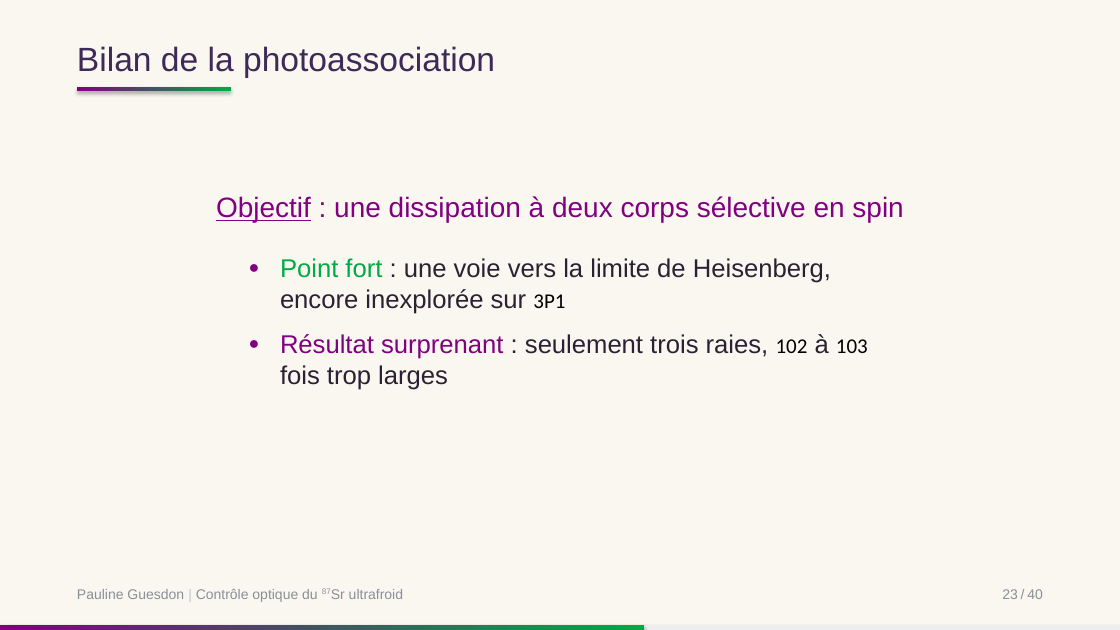
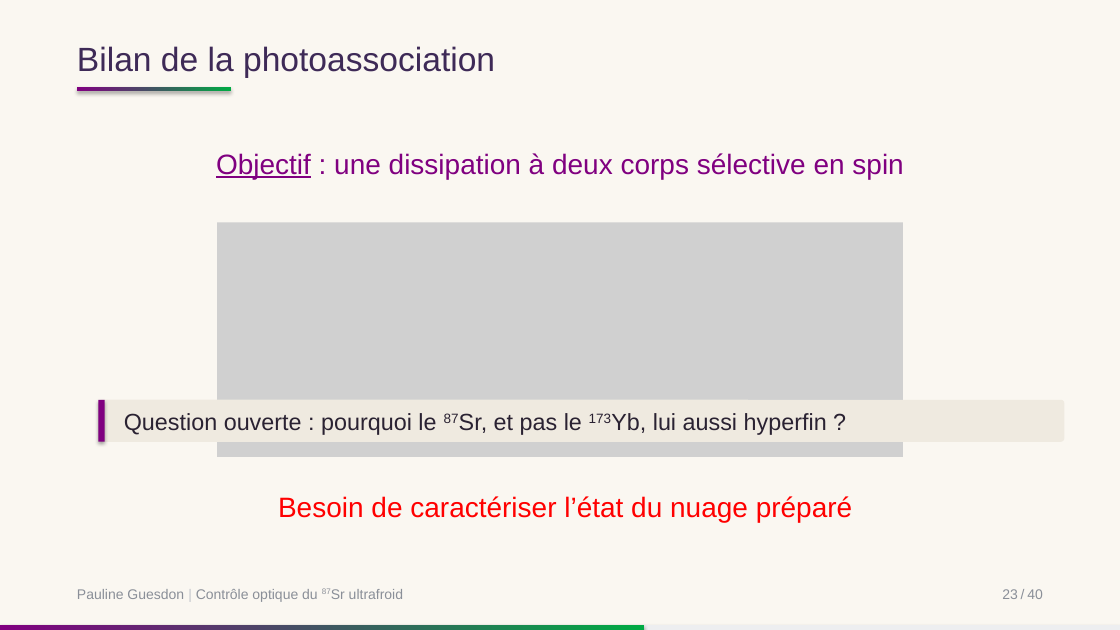
Before and after one commit to PaulineGuesdon/Inchallah-lui-il-marche, a slide deck: slide 27 of Soutenance/soutenance.pptx. Drawn at 1120x630 pixels with LibreOffice and Linux fonts; fonts in the diff are those of the drawing; grey boxes stand for pictures. Boxes give left, top, right and bottom in pixels: in the first picture for what was removed or moved away, otherwise in the second. Text is boxed around its words. In the diff, an @@ line names an element or a change of style, - is before the commit and + after.

```diff
--- a/Soutenance/soutenance.pptx
+++ b/Soutenance/soutenance.pptx
@@ text "Objectif : une dissipation à ...": place and size @@
-text "Objectif : une dissipation à ..." at box(216, 196, 903, 222)
+text "Objectif : une dissipation à ..." at box(216, 153, 903, 179)
@@ picture added at box(217, 223, 903, 457) @@
@@ text removed at box(280, 258, 868, 390) @@
-● Point fort : une voie vers la limite de Heisenberg, encore inexplorée sur 3P1
-● Résultat surprenant : seulement trois raies, 102 à 103 fois trop larges
@@ rounded rectangle added at box(98, 400, 1065, 442), fill #EFEAE0, 20 pt, text #2A2232 @@
+Question ouverte : pourquoi le 87Sr, et pas le 173Yb, lui aussi hyperfin ?
@@ rectangle added at box(98, 400, 104, 442), fill #800080 @@
@@ text added at box(278, 496, 852, 522), 24 pt, text #FF0000 @@
+Besoin de caractériser l’état du nuage préparé
```
Also in this commit, not shown: 29 other slides changed, 1 slide added, 2 slides removed, 6 other files.
